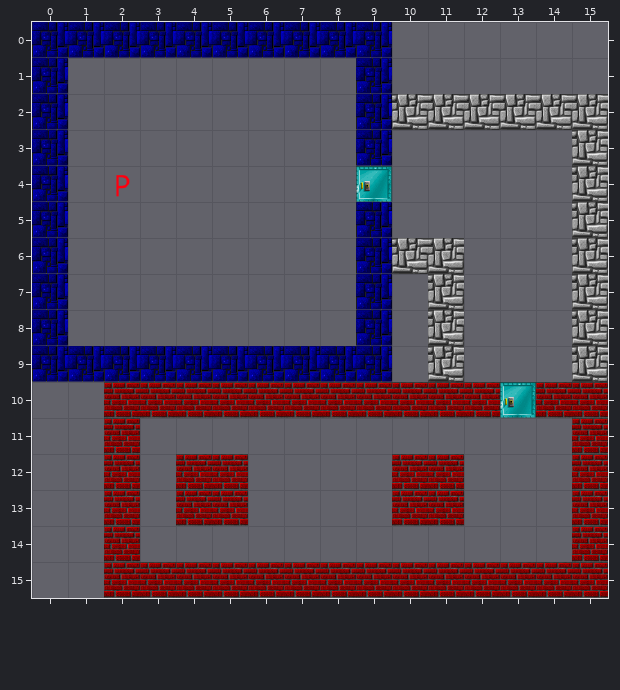
Two versions of a level (Tiled map, assets/maps/basic.tmx). This is how it looked before the edit.
Cells are 64x64 px. Shown: x 0..15, y 0..15.
New version:
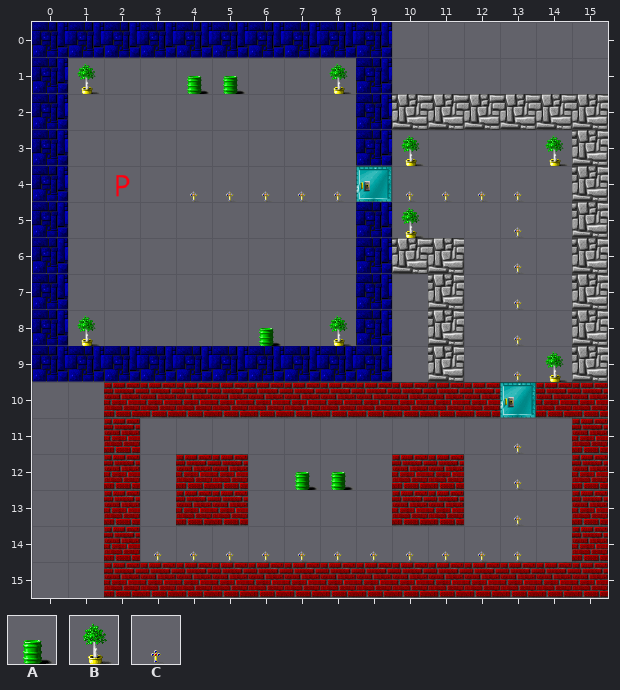
Key: from "entities": A 4 "entity", B 5 "entity", C 6 "entity".
_ is an empty cell, . an unchanged one.
What changed:
--- layer "entities"
@@ x 1..8 @@
- 1 _..__.._
+ 1 B..AA..B
@@ x 1..14 @@
- 3 ........._..._
- 4 ..._____.____.
- 5 ........._.._.
- 6 ............_.
- 7 ............_.
- 8 _...._._...._.
- 9 ............__
+ 3 .........B...B
+ 4 ...CCCCC.CCCC.
+ 5 .........B..C.
+ 6 ............C.
+ 7 ............C.
+ 8 B....A.B....C.
+ 9 ............CB
@@ x 3..13 @@
-11 .........._
-12 ....__...._
-13 .........._
-14 ___________
+11 ..........C
+12 ....AA....C
+13 ..........C
+14 CCCCCCCCCCC
